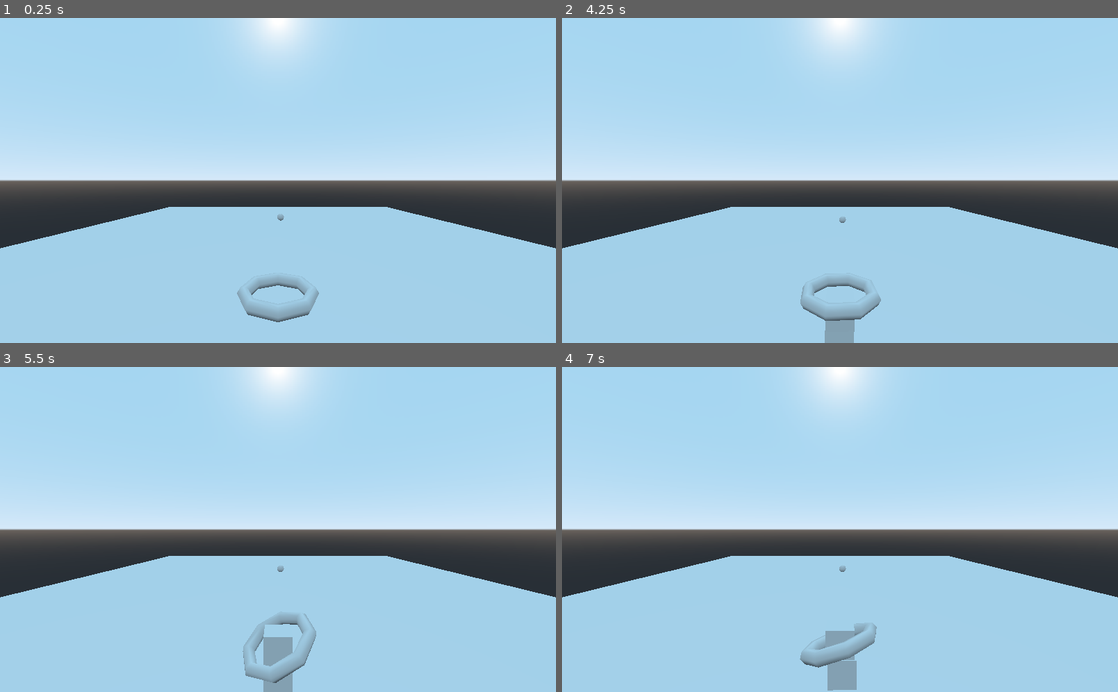
Above: before the commit, frames 1-4 (two rows, left to right).
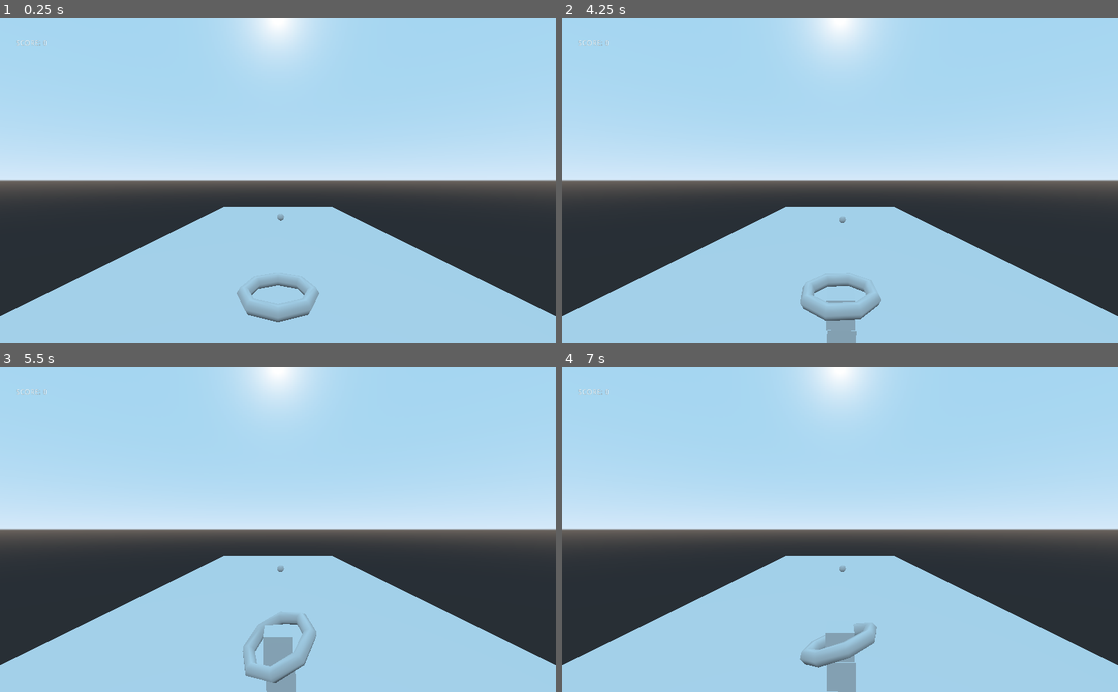
Above: after the commit, the same moments.

Repository: PandorasGit/P3-paroberts
Game: Godot game, scene res://World/World.tscn
Same seed, same stepped clock (60 frames per second), same inputs: the game is played once before the commit and once after it.
Inputs:
- Up to frame 1 (0.25 s): no input
- Up to frame 2 (4.25 s): hold D (yaw_right) 0.53-1.28 s; tap Space (shoot) every 0.75 s from 0.6 to 3.6 s; hold S (pitch_down) 1.28-2.03 s; hold D (yaw_right) 2.03-2.78 s; hold W (pitch_up) 2.78-3.53 s; hold A (yaw_left) from 3.53 s (still down)
- Up to frame 3 (5.5 s): tap Space (shoot) at 4.35, 5.1 s; tap Enter at 5 s; release A (yaw_left) at 5.03 s; hold S (pitch_down) from 5.03 s (still down)
- Up to frame 4 (7 s): release S (pitch_down) at 5.78 s; hold D (yaw_right) 5.78-6.53 s; tap Space (shoot) at 5.85, 6.5, 6.6 s; hold W (pitch_up) from 6.53 s (still down)

The runs differ from the first frame. In frame 1, 9.7% of the frame differs, in the area x 0-100%, y 6-92%; in frame 2, 9.8%; in frame 3, 9.7%; in frame 4, 9.8%, in the area x 0-100%, y 6-100%.

Commit message:
Add score

Diff:
--- /dev/null
+++ b/project/HUD/HUD.gd
@@ -0,0 +1,8 @@
+extends Control
+
+
+onready var _score_label := find_node("ScoreLabel")
+
+
+func _on_score_updated(score: int) -> void:
+	_score_label.text = "SCORE: %d" % score
--- /dev/null
+++ b/project/HUD/HUD.tscn
@@ -0,0 +1,15 @@
+[gd_scene load_steps=2 format=2]
+
+[ext_resource path="res://HUD/HUD.gd" type="Script" id=1]
+
+[node name="HUD" type="Control"]
+anchor_right = 1.0
+anchor_bottom = 1.0
+script = ExtResource( 1 )
+
+[node name="ScoreLabel" type="Label" parent="."]
+margin_left = 30.0
+margin_top = 40.0
+margin_right = 87.0
+margin_bottom = 54.0
+text = "SCORE: 0"
--- a/project/Launcher/Launcher.gd
+++ b/project/Launcher/Launcher.gd
@@ -1,5 +1,4 @@
 extends Spatial
-
 
 
 var _has_launched := false
@@ -8,6 +7,7 @@
 var _angle_x := 0.0
 var _rotation_speed := 10
 var _direction := Vector3(90,0,0)
+
 
 onready var _projectile := load("res://Projectile/Projectile.tscn")
 onready var _reload_timer := get_node("ReloadTimer")
--- a/project/Target/Target.gd
+++ b/project/Target/Target.gd
@@ -3,6 +3,7 @@
 
 signal killed
 
+
 func _on_VisibilityNotifier_screen_exited():
 	emit_signal("killed")
 	queue_free()
--- /dev/null
+++ b/project/World/World.gd
@@ -0,0 +1,23 @@
+extends Spatial
+
+
+signal score_updated(new_score)
+
+
+var _score := 0
+
+
+onready var _hud := find_node("HUD")
+onready var _target := find_node("Target")
+
+
+func _ready() -> void:
+	# warning-ignore:return_value_discarded
+	connect("score_updated", _hud, "_on_score_updated")
+	# warning-ignore:return_value_discarded
+	_target.connect("killed", self, "_on_target_killed")
+
+
+func _on_target_killed() -> void:
+	_score += 1
+	emit_signal("score_updated", _score)
--- a/project/World/World.tscn
+++ b/project/World/World.tscn
@@ -1,12 +1,15 @@
-[gd_scene load_steps=4 format=2]
+[gd_scene load_steps=6 format=2]
 
 [ext_resource path="res://Launcher/Launcher.tscn" type="PackedScene" id=1]
 [ext_resource path="res://Target/Target.tscn" type="PackedScene" id=2]
+[ext_resource path="res://HUD/HUD.tscn" type="PackedScene" id=3]
+[ext_resource path="res://World/World.gd" type="Script" id=4]
 
 [sub_resource type="CubeMesh" id=1]
-size = Vector3( 100, 2, 100 )
+size = Vector3( 50, 2, 100 )
 
 [node name="World" type="Spatial"]
+script = ExtResource( 4 )
 
 [node name="Ground" type="CSGMesh" parent="."]
 use_collision = true
@@ -23,3 +26,5 @@
 
 [node name="Target" parent="." instance=ExtResource( 2 )]
 transform = Transform( 1, 0, 0, 0, 1, 0, 0, 0, 1, 0.710283, 2.97171, -9.95106 )
+
+[node name="HUD" parent="." instance=ExtResource( 3 )]
Not shown, changed: README.md
